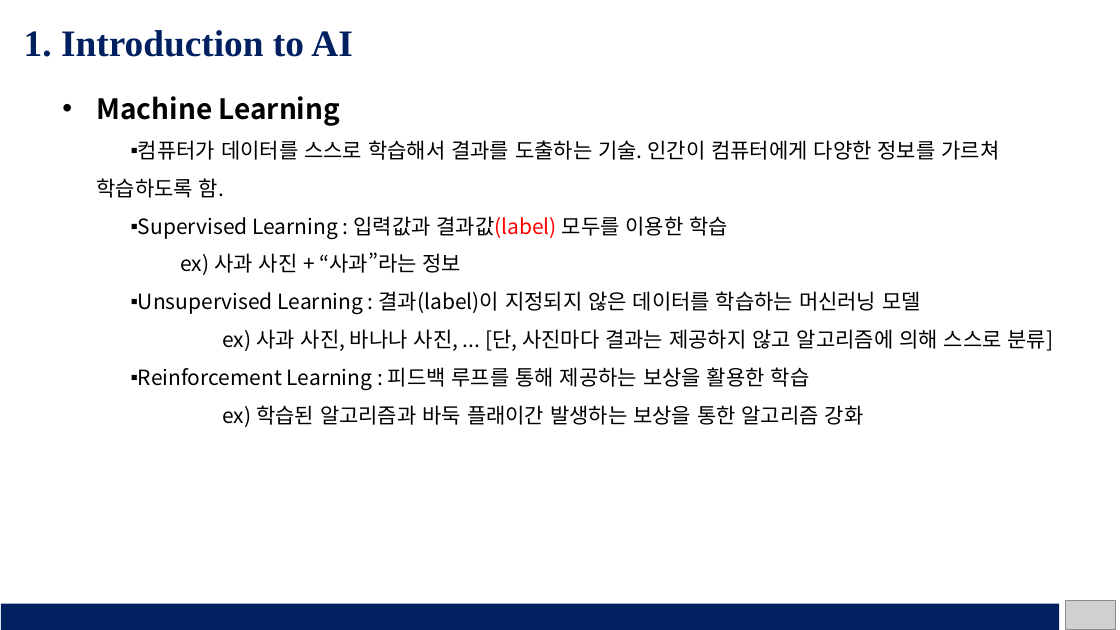
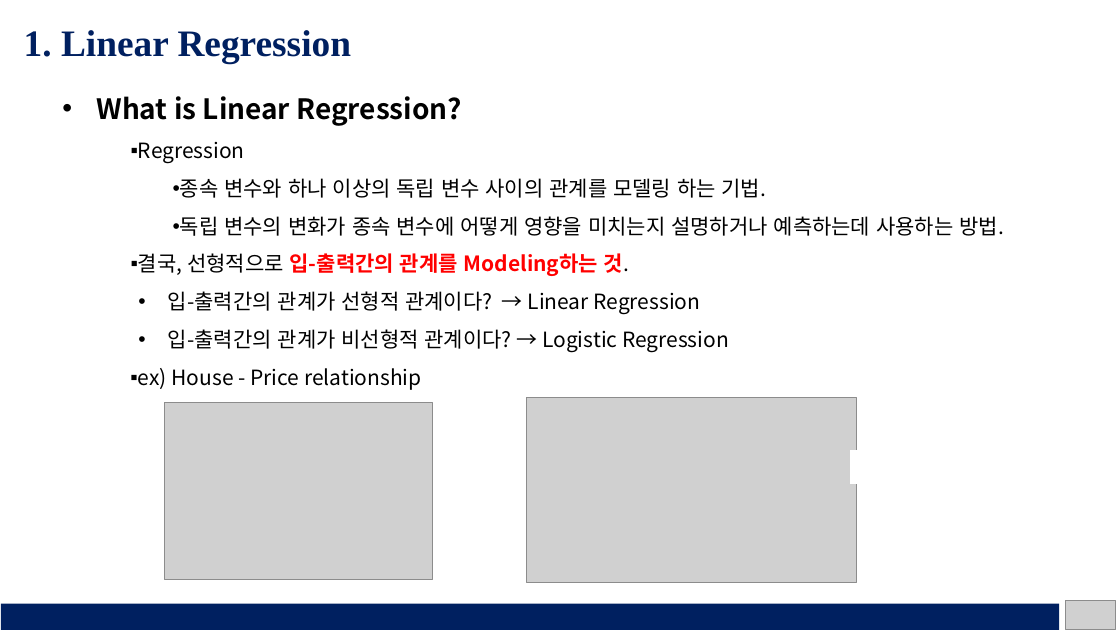
Before and after one commit to Yuniqque/Project, a slide deck: slide 4 of study/Nam/[Nam] IntroductionAI_02.Regression.pptx. Drawn at 1120x630 pixels with LibreOffice and Linux fonts; fonts in the diff are those of the drawing; grey boxes stand for pictures. Boxes give left, top, right and bottom in pixels: in the first picture for what was removed or moved away, otherwise in the second. Text is boxed around its words. In the diff, an @@ line names an element or a change of style, - is before the commit and + after.

Commit message:
Regression revision_01

```diff
--- a/study/Nam/[Nam] IntroductionAI_02.Regression.pptx
+++ b/study/Nam/[Nam] IntroductionAI_02.Regression.pptx
@@ text at <box>24,30,352,63</box>: text changed @@
-1. Introduction to AI
+1. Linear Regression
@@ text at <box>96,96,1004,390</box>: text changed @@
-• Machine Learning
-▪ 컴퓨터가 데이터를 스스로 학습해서 결과를 도출하는 기술. 인간이 컴퓨터에게 다양한 정보를 가르쳐 학습하도록 함.
-▪ Supervised Learning : 입력값과 결과값(label) 모두를 이용한 학습
-ex) 사과 사진 + “사과”라는 정보
-▪ Unsupervised Learning : 결과(label)이 지정되지 않은 데이터를 학습하는 머신러닝 모델
-  ex) 사과 사진, 바나나 사진, ... [단, 사진마다 결과는 제공하지 않고 알고리즘에 의해 스스로 분류]
-▪ Reinforcement Learning : 피드백 루프를 통해 제공하는 보상을 활용한 학습
-  ex) 학습된 알고리즘과 바둑 플래이간 발생하는 보상을 통한 알고리즘 강화
+• What is Linear Regression?
+▪ Regression
+  • 종속 변수와 하나 이상의 독립 변수 사이의 관계를 모델링 하는 기법.
+  • 독립 변수의 변화가 종속 변수에 어떻게 영향을 미치는지 설명하거나 예측하는데 사용하는 방법.
+▪ 결국, 선형적으로 입-출력간의 관계를 Modeling하는 것.
+  • 입-출력간의 관계가 선형적 관계이다? → Linear Regression
+  • 입-출력간의 관계가 비선형적 관계이다? → Logistic Regression
+  ▪ ex) House - Price relationship
@@ picture added at <box>165,402,433,580</box> @@
@@ picture added at <box>527,397,856,582</box> @@
@@ rectangle added at <box>851,450,881,483</box>, fill #FFFFFF, outline #FFFFFF 1.5 pt @@
```
Also in this commit, not shown: 1 other slide changed.
